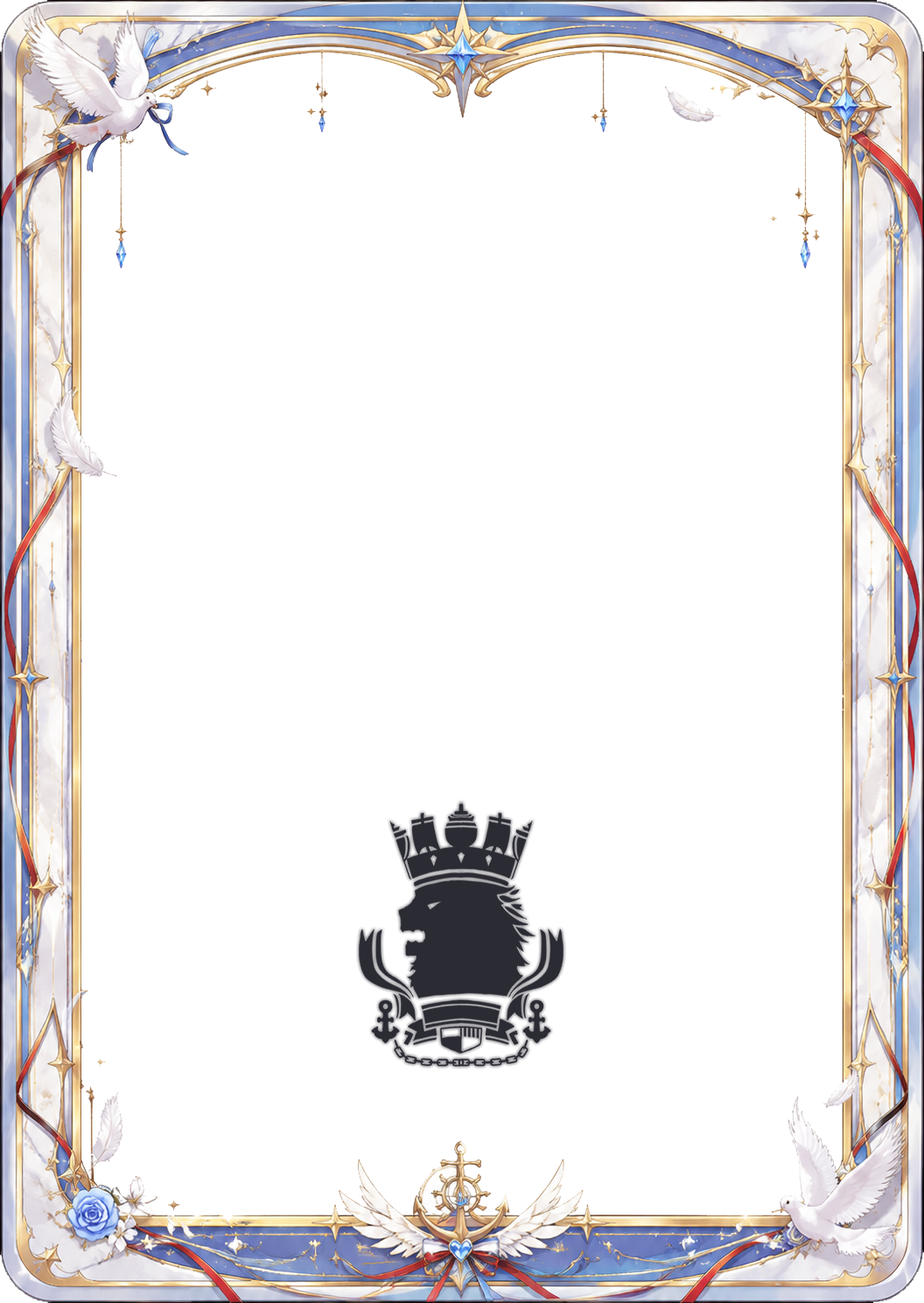
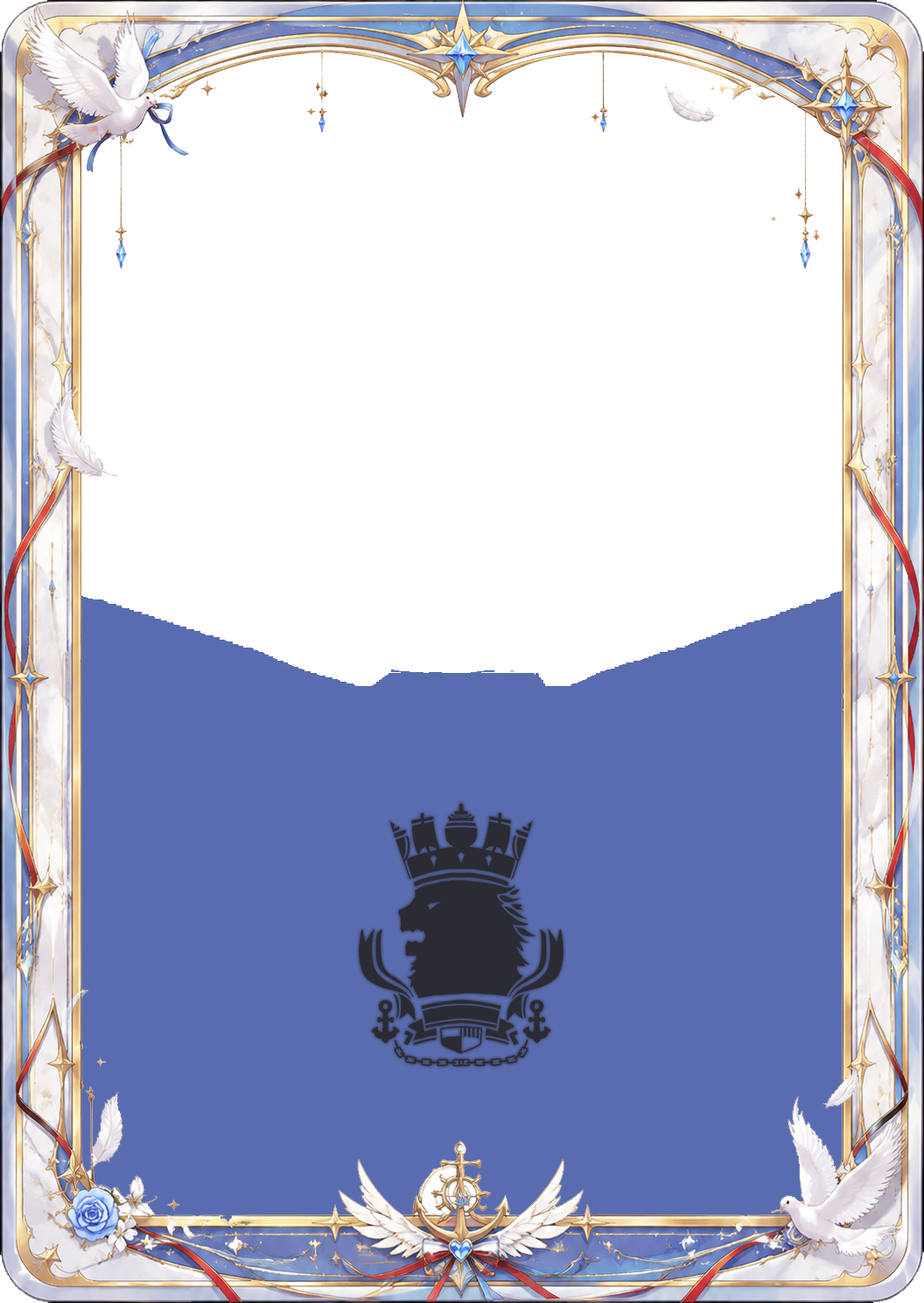
Revision of a layered w=924, h=1303 image; what changed, layer by layer:
showed "图层 5", painted on it over [80, 590, 844, 1222]
